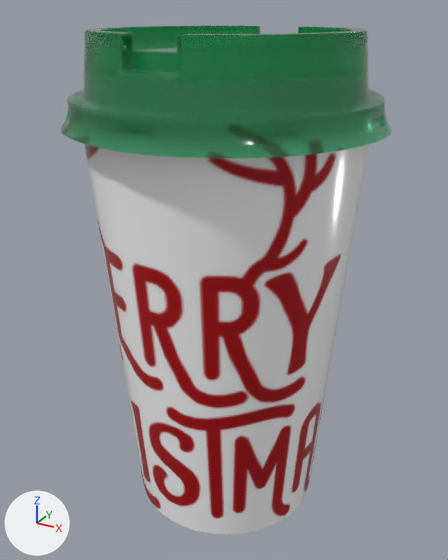
What one commit did to the glTF model public/models/1506.glb.
One viewpoint serves both versions: a 50 mm camera at (67.3, -123.5, 60.6) aimed at (-0.6, 0.0, -1.2). Lighting does not change. The marker at lower left points along +X, +Y and +Z. The first picture is the older version.

The first picture shows '盖子', '贴图'.
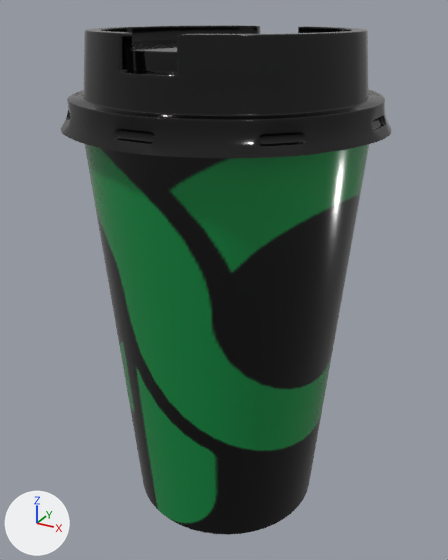
Location of each change, (x1, y1, x2, y2) in pixels of the pictures (448 x 560 px):
'贴图', surface changed (darker)
    both: (85, 144, 369, 535)
'盖子', surface changed
    both: (61, 25, 391, 158)

The change, as a diff of the scene's bpy script:
```diff
--- a/public/models/1506.glb.py
+++ b/public/models/1506.glb.py
@@ img_ap_watermark @@
+img_ap_watermark = load_image('AP_Watermark', '_unpacked/AP_Watermark', 300, 222, 'sRGB')
@@ mat_material__26 @@
 mat_material__26 = principled_material('Material #26')
-mat_material__26.texture = img_bab8e44a_b5bc_41ca_8722_d12f5aac71fc
+mat_material__26.texture = img_ap_watermark
 mat_material__26.roughness = 0.157
@@ mat_material__27 @@
 mat_material__27 = principled_material('Material #27')
-mat_material__27.base_color = (0.0214, 0.497, 0.148)  # green #28bb6b
+mat_material__27.texture = img_ap_watermark
 mat_material__27.roughness = 0.1
```
